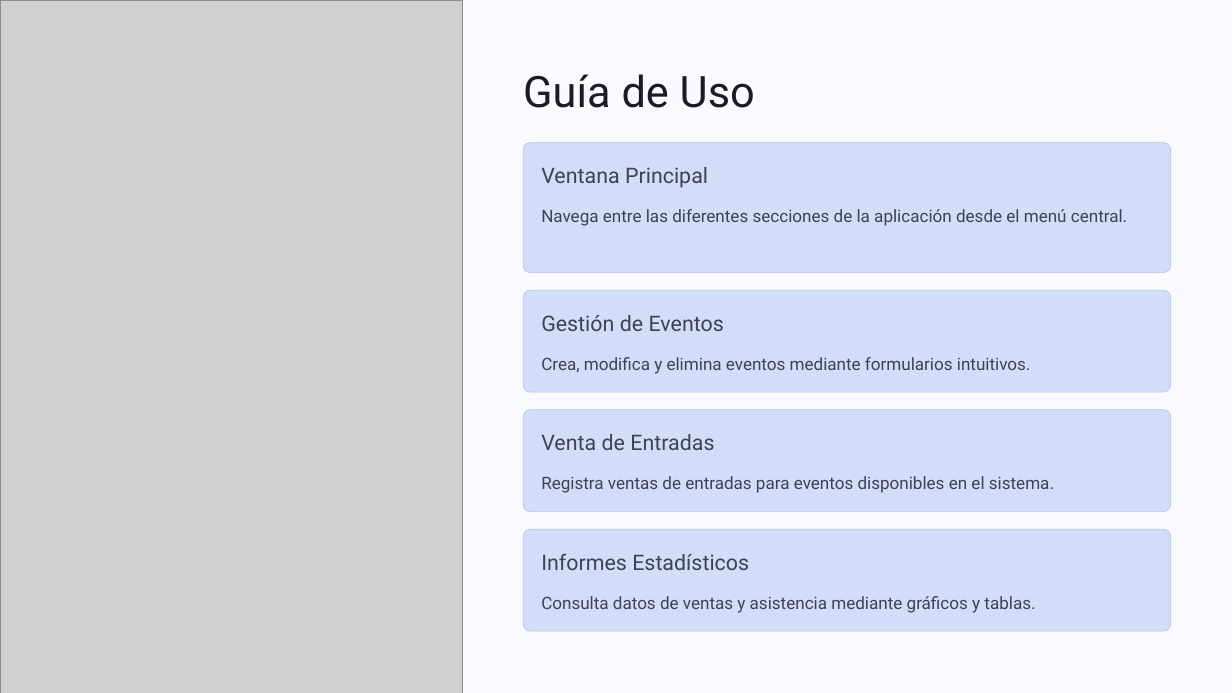
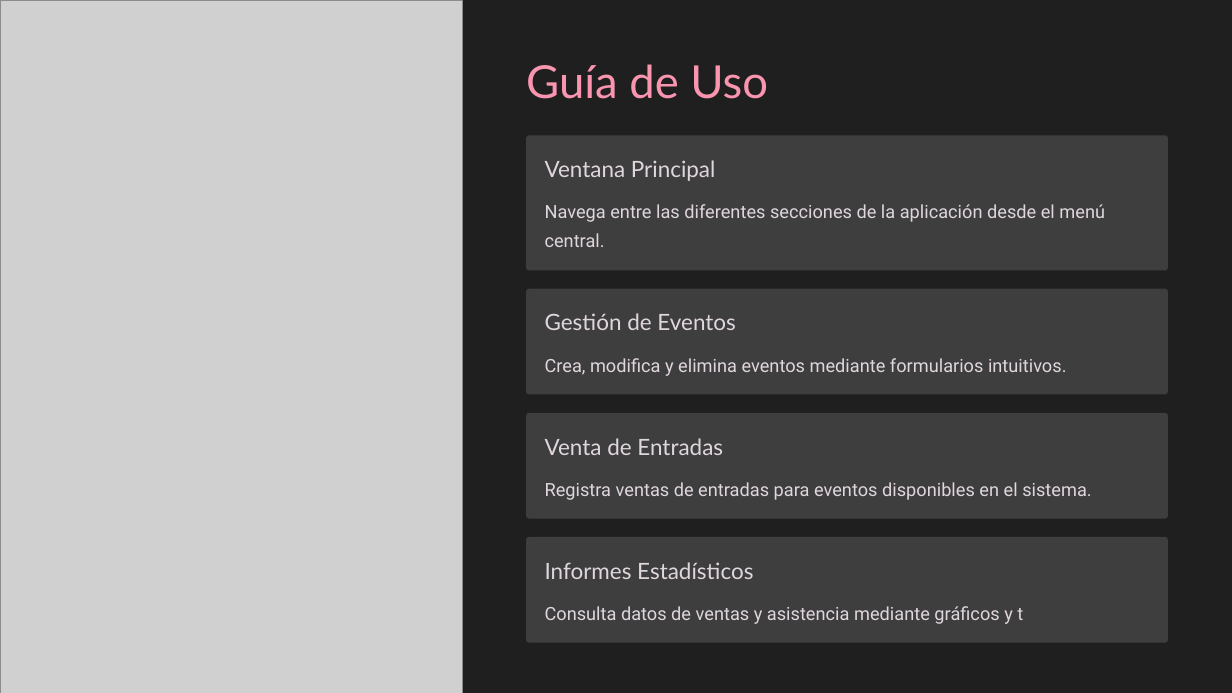
Before and after one commit to aam0101/EventManagerPro, a slide deck: slide 6 of EventManagerPro.pptx. Drawn at 1232x693 pixels with LibreOffice and Linux fonts; fonts in the diff are those of the drawing; grey boxes stand for pictures; background and template pictures are left out. Boxes give left, top, right and bottom in pixels: in the first picture for what was removed or moved away, otherwise in the second. Text is boxed around its words. In the diff, an @@ line names an element or a change of style, - is before the commit and + after.

```diff
--- a/EventManagerPro.pptx
+++ b/EventManagerPro.pptx
@@ rectangle at (0,0,1232,693): fill #F9F9FF to #1F1F1F @@
@@ text "Guía de Uso": place and size @@
-text "Guía de Uso" at (523,74,755,108)
+text "Guía de Uso" at (526,64,768,99)
@@ text "Guía de Uso" at (526,64,768,99): size 40.5 to 42.5 pt, font Roboto to Lato, text colour #1B1B27 to #FA95AF; line spacing 51pt to 53.5pt @@
@@ rounded rectangle: place and size @@
-rounded rectangle at (523,142,1170,273)
+rounded rectangle at (526,136,1167,270)
@@ size 20 to 21 pt, font Roboto to Lato, text colour #404155 to #E0D6DE; line spacing 25.5pt to 26.5pt in 4 elements at (545,562,753,579), (545,313,735,330), (545,438,723,455), (545,160,715,181) @@
@@ text "Ventana Principal": place and size @@
-text "Ventana Principal" at (541,167,708,188)
+text "Ventana Principal" at (545,160,715,181)
@@ rounded rectangle: place and size @@
-rounded rectangle at (523,410,1170,511)
+rounded rectangle at (526,413,1167,518)
@@ size 16 to 17 pt, text colour #404155 to #E0D6DE; line spacing 26pt to 27pt in 3 elements at (545,358,1067,376), (545,204,1105,247), (545,482,1091,500) @@
@@ fill #D2DDF9 to #3E3E3E; outline #B8C3DF 0.6 pt to none; proportions changed in 4 elements at (526,289,1167,394), (526,136,1167,270), (526,413,1167,518), (526,537,1167,642) @@
@@ rounded rectangle: place and size @@
-rounded rectangle at (523,529,1170,631)
+rounded rectangle at (526,537,1167,642)
@@ text "Informes Estadísticos": place and size @@
-text "Informes Estadísticos" at (541,554,749,570)
+text "Informes Estadísticos" at (545,562,753,579)
@@ text at (545,606,1023,624): text changed; size 16 to 17 pt; text colour #404155 to #E0D6DE @@
-Consulta datos de ventas y asistencia mediante gráficos y tablas.
+Consulta datos de ventas y asistencia mediante gráficos y t
```
Also in this commit, not shown: 4 other slides changed, 2 slides added, 1 slide removed.
